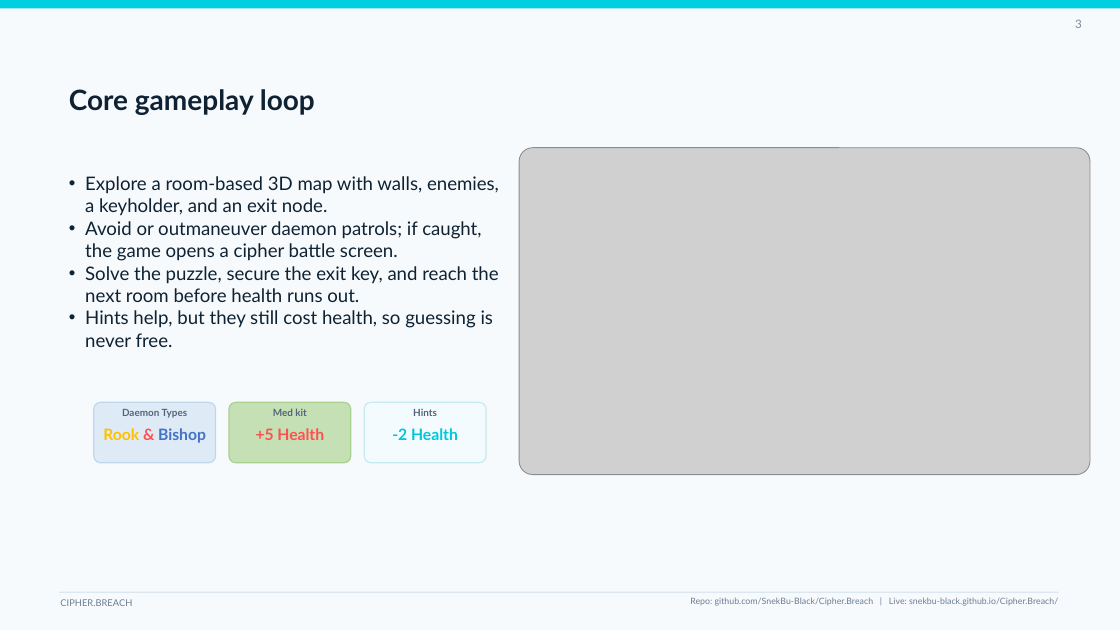
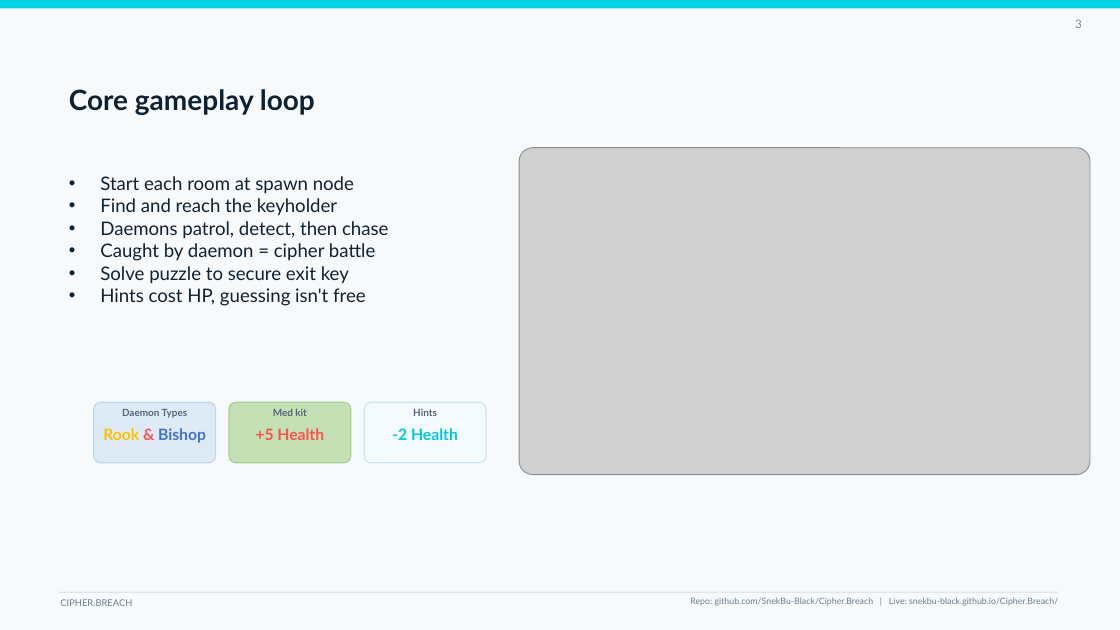
Before and after one commit to SnekBu-Black/Cipher.Breach, a slide deck: slide 3 of Cipher_Breach_Presentation.pptx. Drawn at 1120x630 pixels with LibreOffice and Linux fonts; fonts in the diff are those of the drawing; grey boxes stand for pictures. Boxes give left, top, right and bottom in pixels: in the first picture for what was removed or moved away, otherwise in the second. Text is boxed around its words. In the diff, an @@ line names an element or a change of style, - is before the commit and + after.

```diff
--- a/Cipher_Breach_Presentation.pptx
+++ b/Cipher_Breach_Presentation.pptx
@@ text at [100, 176, 388, 306]: text changed @@
-• Explore a room-based 3D map with walls, enemies, a keyholder, and an exit node.
-• Avoid or outmaneuver daemon patrols; if caught, the game opens a cipher battle screen.
-• Solve the puzzle, secure the exit key, and reach the next room before health runs out.
-• Hints help, but they still cost health, so guessing is never free.
+• Start each room at spawn node
+• Find and reach the keyholder
+• Daemons patrol, detect, then chase
+• Caught by daemon = cipher battle
+• Solve puzzle to secure exit key
+• Hints cost HP, guessing isn't free
```
Also in this commit, not shown: 4 other slides changed.
